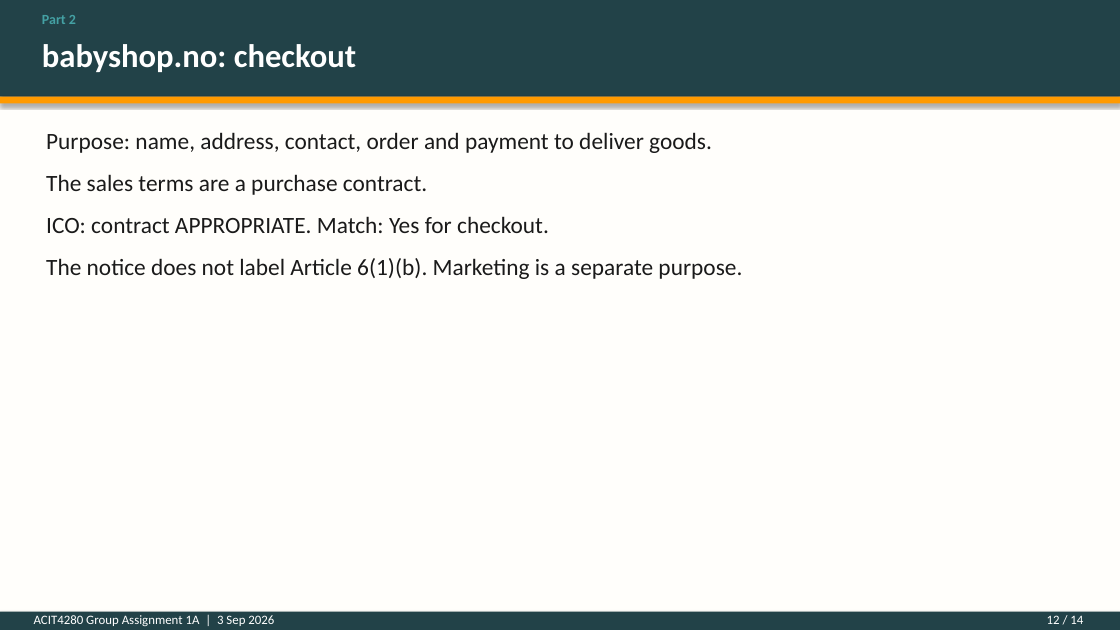
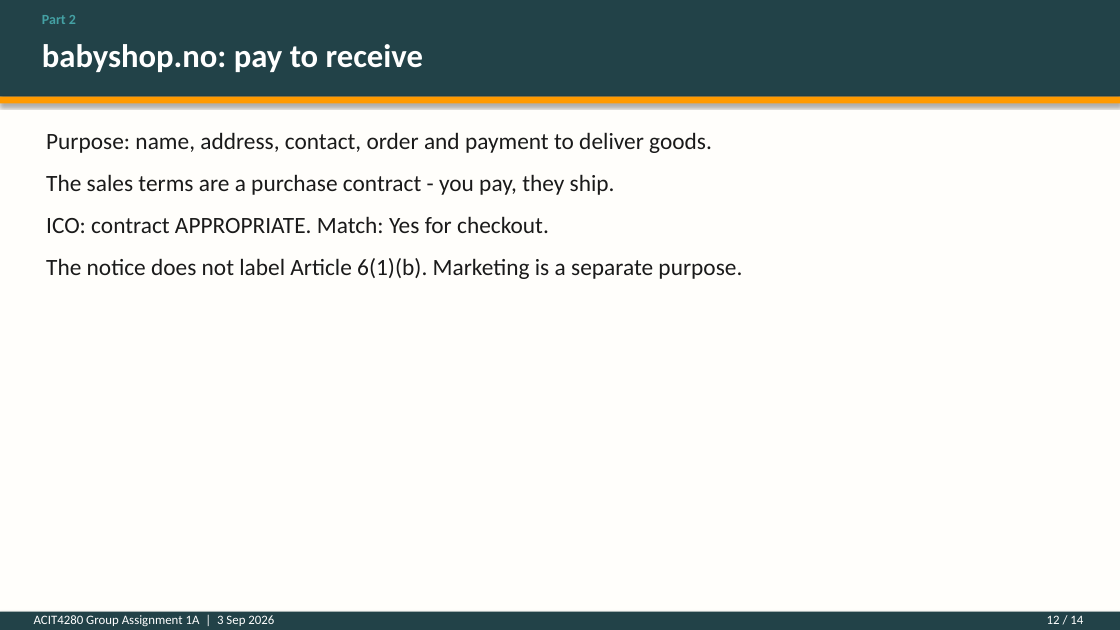
Before and after one commit to kasa031/Bacheloroppgave, a slide deck: slide 12 of ACIT4280_1A_presentation.pptx. Drawn at 1120x630 pixels with LibreOffice and Linux fonts; fonts in the diff are those of the drawing. Boxes give left, top, right and bottom in pixels: in the first picture for what was removed or moved away, otherwise in the second. Text is boxed around its words. In the diff, an @@ line names an element or a change of style, - is before the commit and + after.

```diff
--- a/ACIT4280_1A_presentation.pptx
+++ b/ACIT4280_1A_presentation.pptx
@@ text at bbox=[42, 44, 423, 72]: text changed @@
-babyshop.no: checkout
+babyshop.no: pay to receive
@@ text at bbox=[46, 174, 615, 195]: text changed @@
-The sales terms are a purchase contract.
+The sales terms are a purchase contract - you pay, they ship.
```
Also in this commit, not shown: 12 other slides changed, 4 other files.
